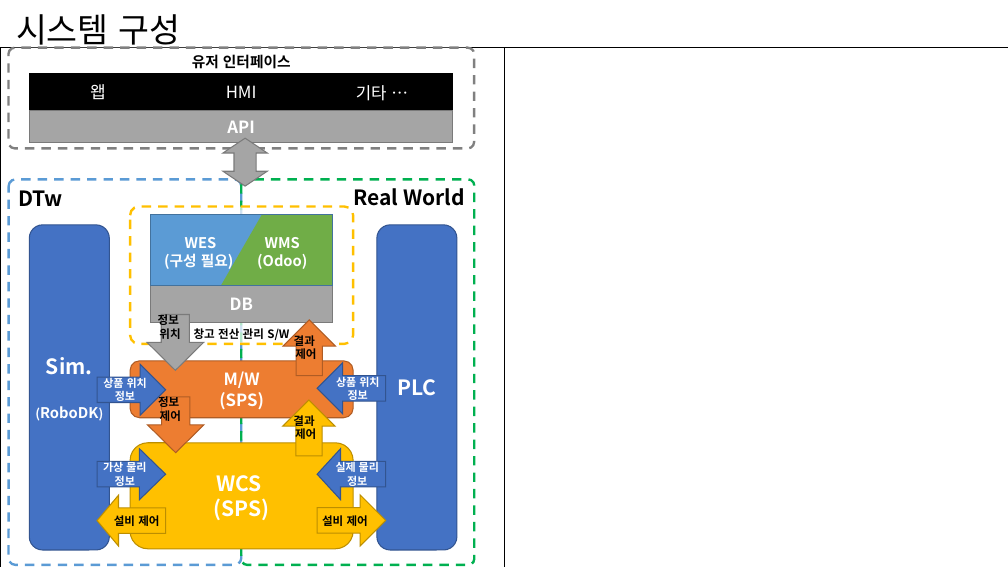
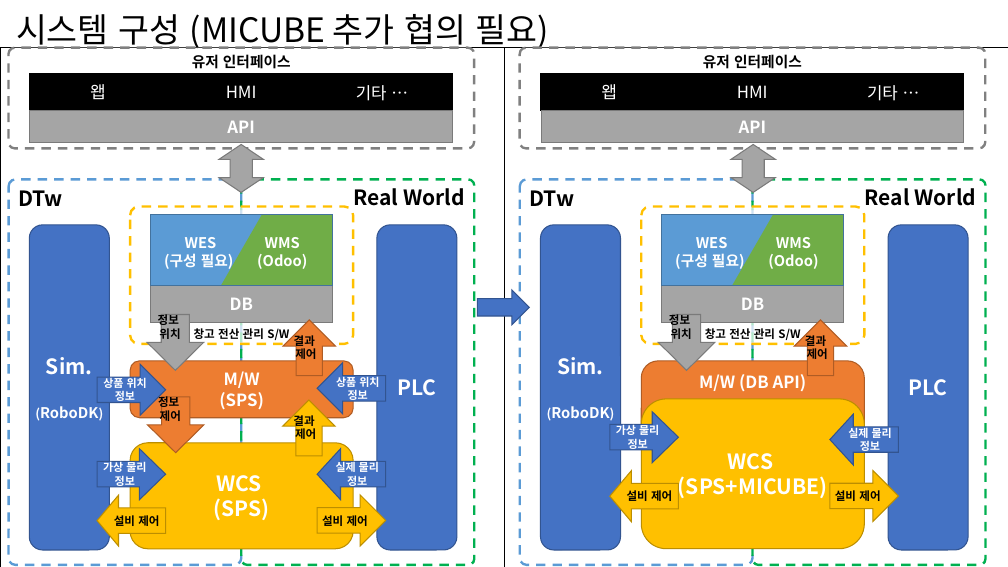
Before and after one commit to SpRobotTeam/DT_Gantry_Robot_WareHouse, a slide deck: slide 10 of doc/시스템 개념.pptx. Drawn at 1008x567 pixels with LibreOffice and Linux fonts; fonts in the diff are those of the drawing. Boxes give left, top, right and bottom in pixels: in the first picture for what was removed or moved away, otherwise in the second. Text is boxed around its words. In the diff, an @@ line names an element or a change of style, - is before the commit and + after.

```diff
--- a/doc/시스템 개념.pptx
+++ b/doc/시스템 개념.pptx
@@ title at [16, 14, 548, 51]: text changed @@
-시스템 구성
+시스템 구성 (MICUBE 추가 협의 필요)
@@ up down arrow: place and size @@
-up down arrow at [223, 138, 268, 186]
+up down arrow at [219, 144, 264, 192]
@@ group added at [520, 48, 985, 565]: 13 rounded rectangles, 2 left arrows, 2 right arrows, 1 up arrow, 1 down arrow, 1 up down arrow, 1 rectangle @@
+DTw
+Real World
+Sim.
+(RoboDK)
+M/W (DB API)
+WCS
+(SPS+MICUBE)
+설비 제어
+가상 물리 정보
+창고 전산 관리 S/W
+DB
+위치
+정보
+제어
+결과
+PLC
+실제 물리 정보
+설비 제어
+유저 인터페이스
+왭
+기타 …
+API
+HMI
+WES
+(구성 필요)
+WMS
+(Odoo)
@@ right arrow added at [477, 290, 529, 325], fill #4472C4, outline #325491 1 pt @@
```
Also in this commit, not shown: 6 other files.
